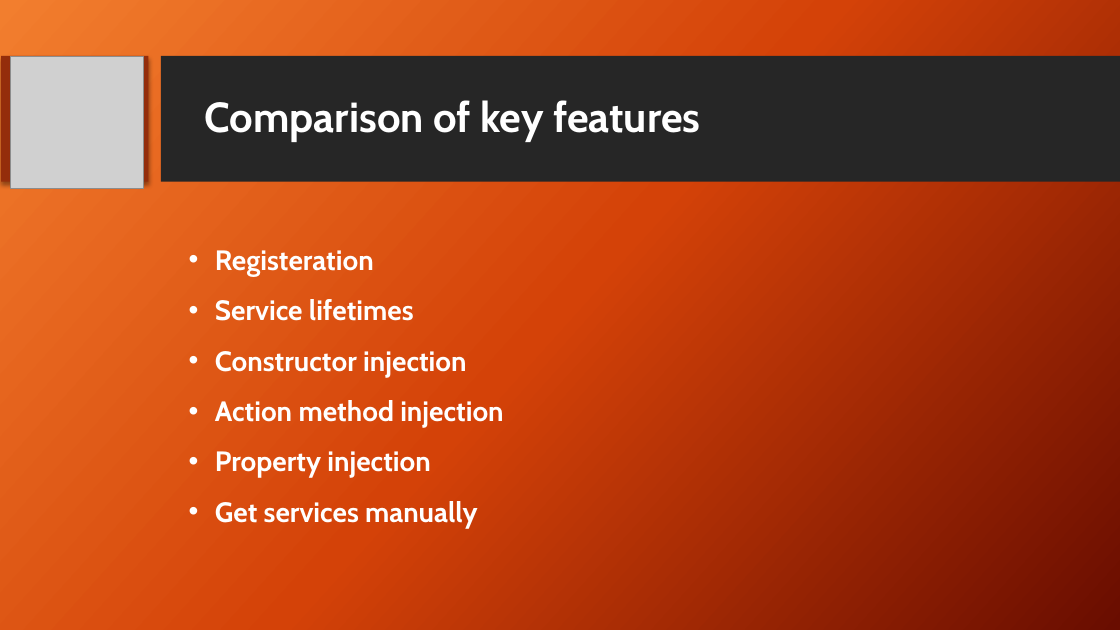
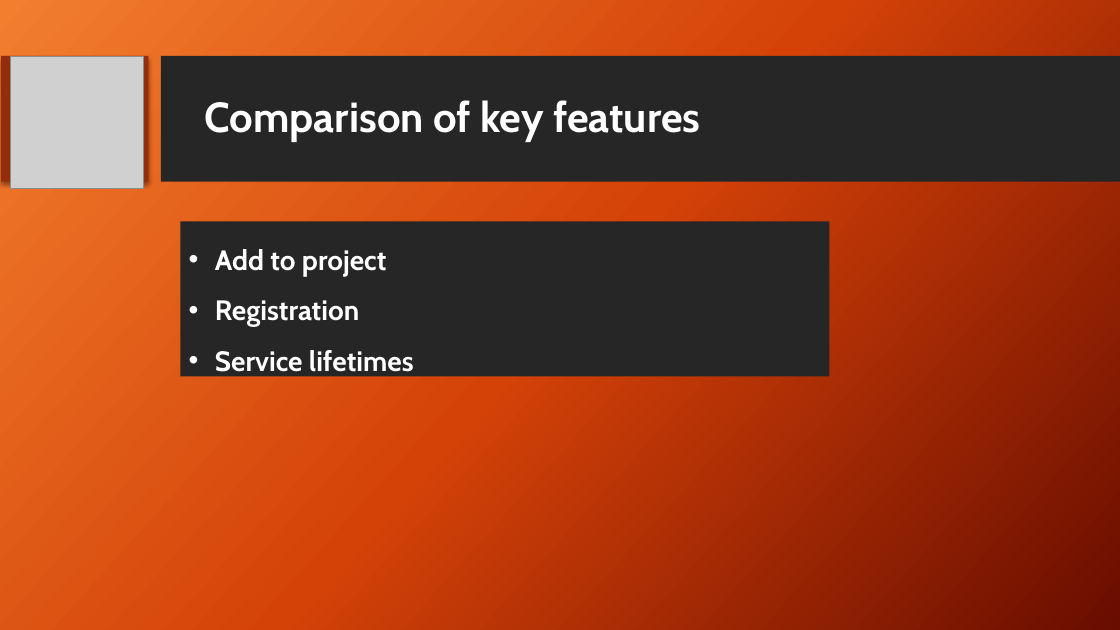
Before and after one commit to mohashan/MicrosoftDI_vs_Autofac, a slide deck: slide 3 of Microsoft DI vs Autofac.pptx. Drawn at 1120x630 pixels with LibreOffice and Linux fonts; fonts in the diff are those of the drawing; grey boxes stand for pictures; background and template pictures are left out. Boxes give left, top, right and bottom in pixels: in the first picture for what was removed or moved away, otherwise in the second. Text is boxed around its words. In the diff, an @@ line names an element or a change of style, - is before the commit and + after.

```diff
--- a/Microsoft DI vs Autofac.pptx
+++ b/Microsoft DI vs Autofac.pptx
@@ rectangle "Add to project": place and size @@
-rectangle "Add to project" at bbox=[215, 250, 503, 528]
+rectangle "Add to project" at bbox=[181, 222, 830, 376]
@@ rectangle "Add to project" at bbox=[181, 222, 830, 376]: fill none to #262626 @@
@@ text in rectangle at bbox=[215, 249, 386, 327]: text changed @@
-• Registeration
+• Add to project
+• Registration
@@ text in rectangle at bbox=[215, 351, 503, 528]: paragraphs removed @@
-• Constructor injection
-• Action method injection
-• Property injection
-• Get services manually
```
Also in this commit, not shown: 1 other slide changed, 11 slides added, 10 slides removed, 3 other files.
